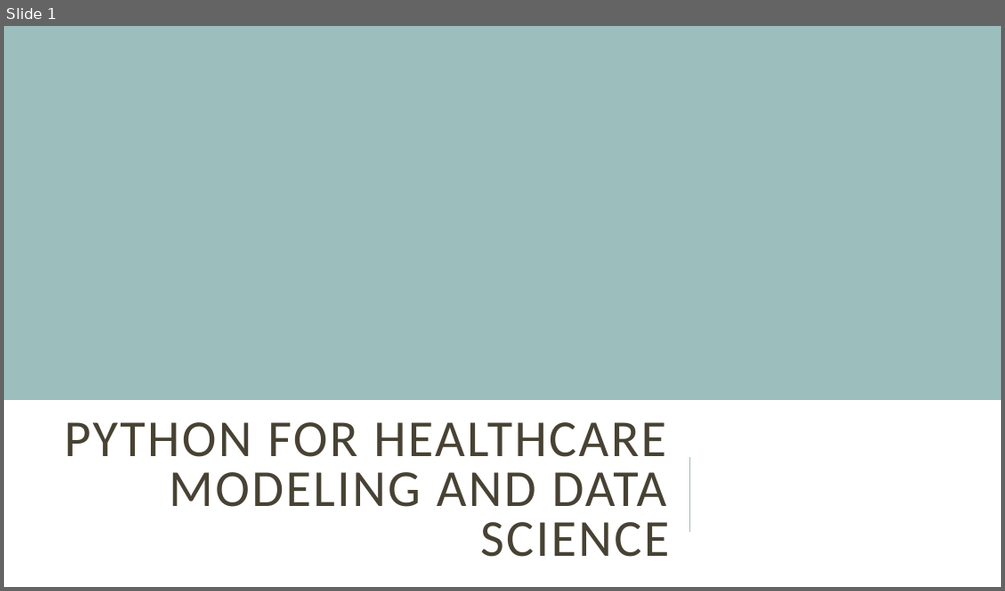
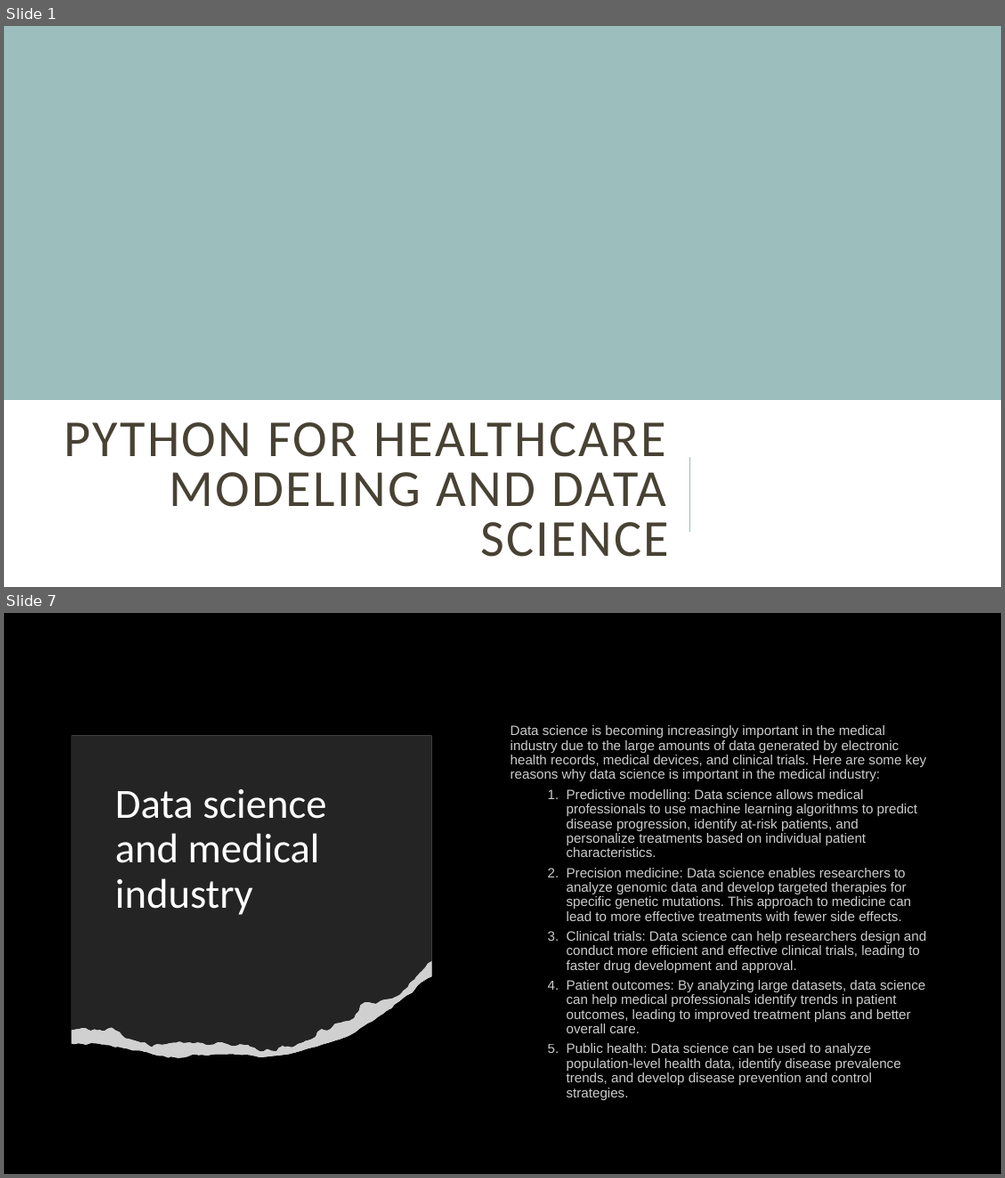
Before and after one commit to ammarmans1995/Python-For-healthcare-and-data, a slide deck: Slides/Module 4.pptx. Shown one above the other, each under a label of ours: slide 1 before the commit, slides 1 and 7 after it; the slides between them are not shown. The pictures are 1005x591 and 1005x1178 pixels, drawn with LibreOffice and Linux fonts; fonts in the diff are those of the drawing; grey boxes stand for pictures. Boxes give left, top, right and bottom in pixels: in the first picture for what was removed or moved away, otherwise in the second. Text is boxed around its words. In the diff, an @@ line names an element or a change of style, - is before the commit and + after.

```diff
--- a/Slides/Module 4.pptx
+++ b/Slides/Module 4.pptx
@@ slide 7 added at (4, 613, 1001, 1174), background #000000 @@
@@ freeform shape added at (72, 736, 432, 1058), fill #FFFFFF @@
@@ freeform shape added at (72, 736, 432, 1058), fill #000000 at 86% opacity @@
@@ text added at (510, 725, 927, 1085), 13 pt, text #FFFFFF at 80% opacity @@
+Data science is becoming increasingly important in the medical industry due to the large amounts of data generated by electronic health records, medical devices, and clinical trials. Here are some key reasons why data science is important in the medical industry:
+  1. Predictive modelling: Data science allows medical professionals to use machine learning algorithms to predict disease progression, identify at-risk patients, and personalize treatments based on individual patient characteristics.
+  2. Precision medicine: Data science enables researchers to analyze genomic data and develop targeted therapies for specific genetic mutations. This approach to medicine can lead to more effective treatments with fewer side effects.
+  3. Clinical trials: Data science can help researchers design and conduct more efficient and effective clinical trials, leading to faster drug development and approval.
+  4. Patient outcomes: By analyzing large datasets, data science can help medical professionals identify trends in patient outcomes, leading to improved treatment plans and better overall care.
+  5. Public health: Data science can be used to analyze population-level health data, identify disease prevalence trends, and develop disease prevention and control strategies.
@@ title added at (115, 789, 326, 915), 40 pt, text #FFFFFF @@
+Data science and medical industry
@@ freeform shape added at (72, 962, 432, 1058), fill #FFFFFF @@
@@ picture added at (72, 962, 432, 1058) @@
```
Also in this commit, not shown: 6 other slides added, 14 other files.
